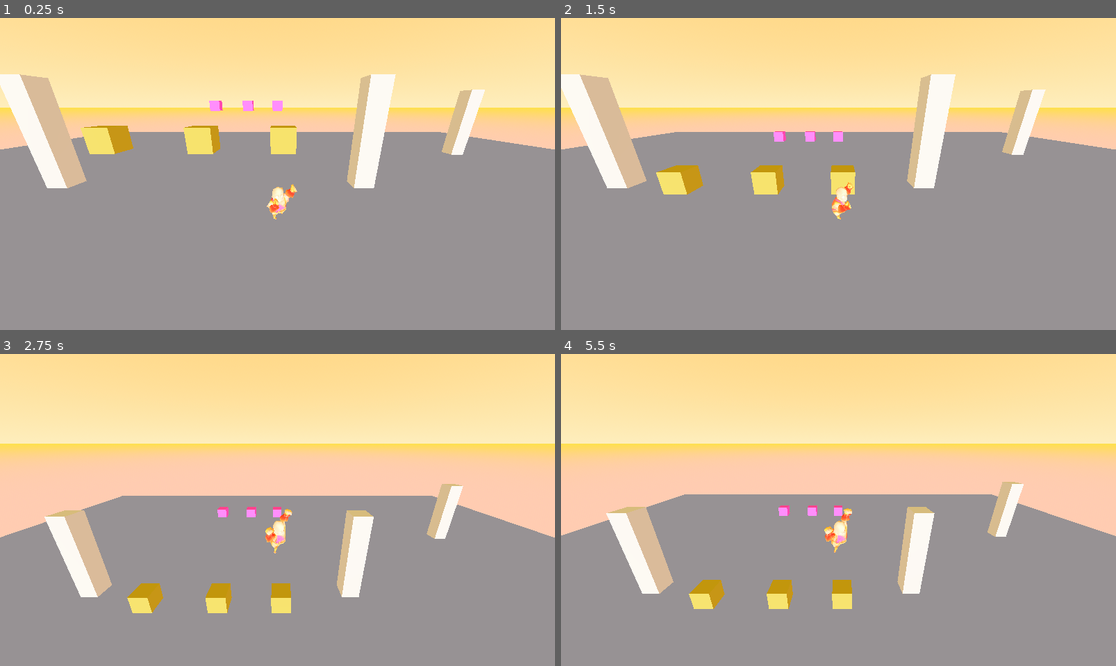
Above: before the commit, frames 1-4 (two rows, left to right).
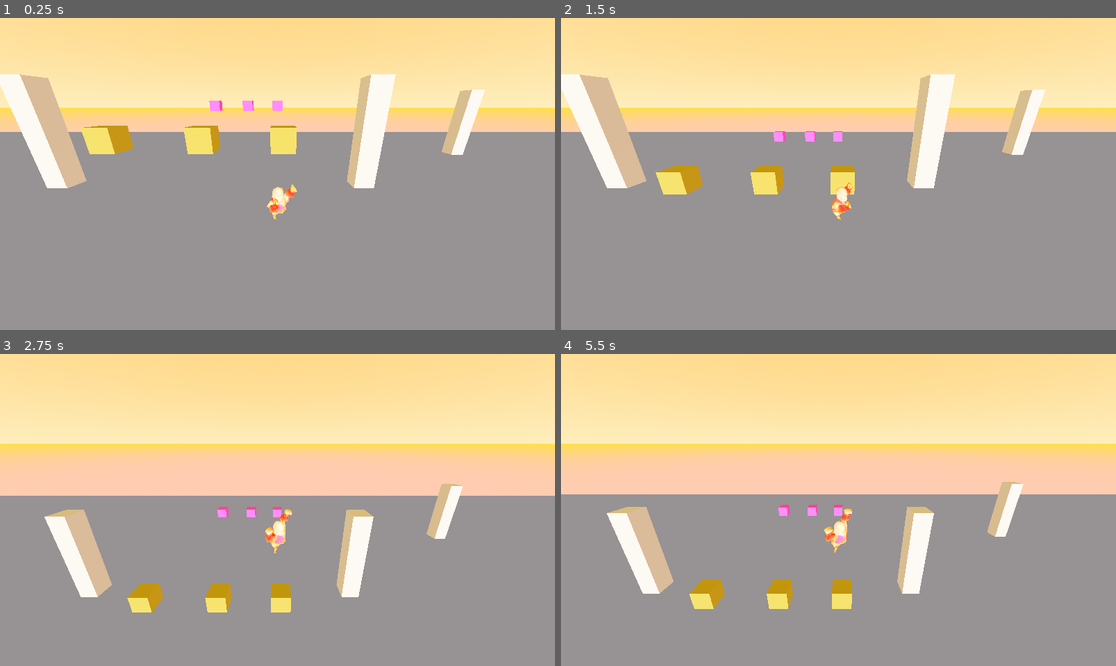
Above: after the commit, the same moments.

Repository: otsuki1153/Game-Jam-Base
Game: Godot game, scene res://Level Scenes/main.tscn
Two runs of this game, one before a commit and one after it. Both use one fixed random seed, a clock stepped at 60 frames per second and the inputs below.
Inputs (mouse positions are in pixels of both pictures, inside the frame that each line leads up to):
- Up to frame 1 (0.25 s): no input
- Up to frame 2 (1.5 s): move the mouse to (866, 174) at 0.52 s; tap A (A) at 0.6 s; tap D (D) at 0.8, 1.35 s; tap Enter at 1.25 s; move the mouse to (810, 174) at 1.27 s
- Up to frame 3 (2.75 s): click (249, 510) at 1.55 s; tap Space (Espaco) at 2 s; move the mouse to (288, 503) at 2.02 s; click (288, 503) at 2.1 s; tap S (S) at 2.3 s
- Up to frame 4 (5.5 s): move the mouse to (832, 516) at 2.77 s; tap S (S) at 2.85, 5.3 s; tap A (A) at 3.05, 3.6 s; move the mouse to (877, 513) at 3.52 s; tap D (D) at 3.8, 4.35 s; tap Enter at 4.25 s; move the mouse to (794, 506) at 4.27 s; click (794, 506) at 4.55 s; tap Space (Espaco) at 5, 5.1 s; move the mouse to (844, 510) at 5.02 s

The runs differ from the first frame. In frame 1, 0.8% of the frame differs, in the area x 0-100%, y 18-43%; in frame 2, 1.0%; in frame 3, 2.9%; in frame 4, 3.0%, in the area x 0-100%, y 41-82%.

Commit message:
fix(movement player)
arrumado os valores da velocidade e fricção do player

Diff:
--- a/treino-de-2.5-3d/Characters Scenes/player.gd
+++ b/treino-de-2.5-3d/Characters Scenes/player.gd
@@ -1,8 +1,8 @@
 extends CharacterBody3D
 
 @export var JUMP_FORCE:float = 15.0
-@export var SPEED: float = 4.0
-@export var acceleration: float = 14.0
+@export var SPEED: float = 30.0
+@export var acceleration: float = 20.0
 @export var friction: float  = 100.0
 @export var Gravidade: float = 24.0
 
@@ -53,33 +53,15 @@
 		Input.set_mouse_mode(Input.MOUSE_MODE_VISIBLE)
 	else:
 		Input.set_mouse_mode(Input.MOUSE_MODE_CAPTURED)
-	#if Input.is_action_just_pressed("Left_mouse"):
-		#Input.set_mouse_mode(Input.MOUSE_MODE_CAPTURED)
-
-
-
-#func _unhandled_input(event: InputEvent) -> void:
-	#if event is InputEventMouseMotion and Input.get_mouse_mode() == Input.MOUSE_MODE_CAPTURED:
-		#mouse_delta = event.relative
-
-#
-#func cameraMovement(delta):
-	#rotate_y(-mouse_delta.x * mouse_sensi)
-	#
-	#
-	#cam_pivot.rotation.x += mouse_delta.y * mouse_sensi
-	#cam_pivot.rotation.x = clamp(cam_pivot.rotation.x, deg_to_rad(-33),  deg_to_rad(33))
-	#
-	#mouse_delta = Vector2.ZERO
-#
+
 
 
 func _physics_process(delta: float) -> void:
-	#cameraMovement(delta)
 	attack(base_attack)
 	gravity(delta)
 	movement(delta)
 	move_and_slide()
+
 
 
 func gravity(delta: float) -> void:
@@ -166,36 +148,7 @@
 				counter_combo_kick = 0
 				critical_damage = false
 				hit_range.scale = Vector3.ONE
-	#else:
-		#if Input.is_action_just_pressed("K(Soco)"):
-			##toca animação de soco sem impacto
-			##toca som de soco sem impacto
-			#if critical_damage == false:
-				#attacking = true
-				#player.speed_scale = 4.0
-				#player.current_animation = "Armature|SocoFraco"
-				#counter_combo_punch += 1
-			#else:
-				#player.speed_scale = 4.0
-				#player.current_animation = "Armature|SocoForte"
-				#counter_combo_kick = 0
-				#counter_combo_punch = 0
-				#critical_damage = false
-		#elif Input.is_action_just_pressed("L(Chute)"):
-			##toca animação de chute sem impacto
-			##toca som de chute sem impacto
-			#if critical_damage == false:
-				#attacking = true
-				#player.speed_scale = 4.0
-				#player.current_animation = "Armature|ChuteFraco"
-				#counter_combo_kick += 1
-			#else:
-				#attacking = true
-				#player.speed_scale = 4.0
-				#player.current_animation = "Armature|ChuteForte"
-				#counter_combo_kick = 0
-				#counter_combo_punch = 0
-				#critical_damage = false
+
 
 
 func movement(delta: float) -> void:
@@ -204,10 +157,6 @@
 
 	var direction: Vector3 = Vector3(inputDirX, 0, inputDirZ)
 
-	#var forward := camera_3d.global_basis.z
-	#var right := camera_3d.global_basis.x
-	#direction.y = 0.0
-
 
 	if !paused:
 		direction = direction.normalized()
@@ -218,8 +167,14 @@
 
 		if direction != Vector3.ZERO:
 			if !attacking and !damaged:
-				player.current_animation = "Armature|Correndo"
+				if (velocity.z < 20.0 and velocity.z > -20.0) and (velocity.x < 20.0 and velocity.x > -20.0):
+					player.current_animation = "Armature|Andando"
+					print("andando")
+				else:
+					player.current_animation = "Armature|Correndo"
+					print("correndo")
 				attacking = false
+				print(velocity)
 				velocity.x = move_toward(velocity.x, direction.x * SPEED, acceleration * delta)
 				velocity.z = move_toward(velocity.z, direction.z * SPEED, acceleration * delta)
 				var target_angle = atan2(direction.x, direction.z)
@@ -231,11 +186,14 @@
 				player.speed_scale = 4.0
 				player.current_animation = "Armature|Idle"
 
-			velocity.x = move_toward(velocity.x, 0, (friction * delta) * 2)
-			velocity.z = move_toward(velocity.z, 0, (friction * delta) * 2)
+			velocity.x = move_toward(velocity.x, 0, friction * delta)
+			velocity.z = move_toward(velocity.z, 0, friction * delta)
 	else:
-		velocity.x = move_toward(velocity.x, 0, (friction * delta) * 2)
-		velocity.z = move_toward(velocity.z, 0, (friction * delta) * 2)
+		velocity.x = move_toward(velocity.x, 0, friction * delta)
+		velocity.z = move_toward(velocity.z, 0, friction * delta)
+
+
+
 
 
 func _on_hit_range_body_entered(body: Node3D) -> void:
--- a/treino-de-2.5-3d/Level Scenes/main.tscn
+++ b/treino-de-2.5-3d/Level Scenes/main.tscn
@@ -39,8 +39,6 @@
 transform = Transform3D(1, 0, 0, 0, 1, 0, 0, 0, 1, 0, 1.194841, 0)
 collision_mask = 5
 up_direction = Vector3(0, 0, 1)
-SPEED = 50.0
-friction = 15.0
 enemy = NodePath("../Enemy")
 
 [node name="Cam_pivot" type="Node3D" parent="Player" unique_id=1873895302]
--- a/treino-de-2.5-3d/Level Scenes/test_escenario.tscn
+++ b/treino-de-2.5-3d/Level Scenes/test_escenario.tscn
@@ -29,11 +29,11 @@
 collision_mask = 0
 
 [node name="MeshInstance3D" type="MeshInstance3D" parent="world/StaticBody3D" unique_id=180807722]
-transform = Transform3D(3.22, 0, 0, 0, 3.22, 0, 0, 0, 3.22, 0, 0, 0)
+transform = Transform3D(5698.4497, 0, 0, 0, 3.22, 0, 0, 0, 3.22, 0.9992361, 0, 0)
 mesh = SubResource("PlaneMesh_8pmea")
 
 [node name="CollisionShape3D" type="CollisionShape3D" parent="world/StaticBody3D" unique_id=1123824622]
-transform = Transform3D(1, 0, 0, 0, 1, 0, 0, 0, 1, -0.0011299073, -0.22943115, -0.0067405854)
+transform = Transform3D(1769.7047, 0, 0, 0, 1, 0, 0, 0, 1, -1.000366, -0.22943115, -0.0067405854)
 shape = SubResource("BoxShape3D_8pmea")
 
 [node name="Bridge" type="StaticBody3D" parent="world" unique_id=815929366]
@@ -166,6 +166,7 @@
 [node name="CollisionShape3D" type="CollisionShape3D" parent="world/Node/StaticBody3D4" unique_id=1870262045]
 transform = Transform3D(20.000235, 0, 0, 0, 1, 0, 0, 0, 1, -0.8667095, 7.236267, -0.9499588)
 shape = SubResource("BoxShape3D_k3qng")
+disabled = true
 
 [node name="StaticBody3D2" type="StaticBody3D" parent="world/Node" unique_id=1519756497]
 transform = Transform3D(1, 0, 0, 0, 1, 0, 0, 0, 1, 0, 0, -24.212395)
